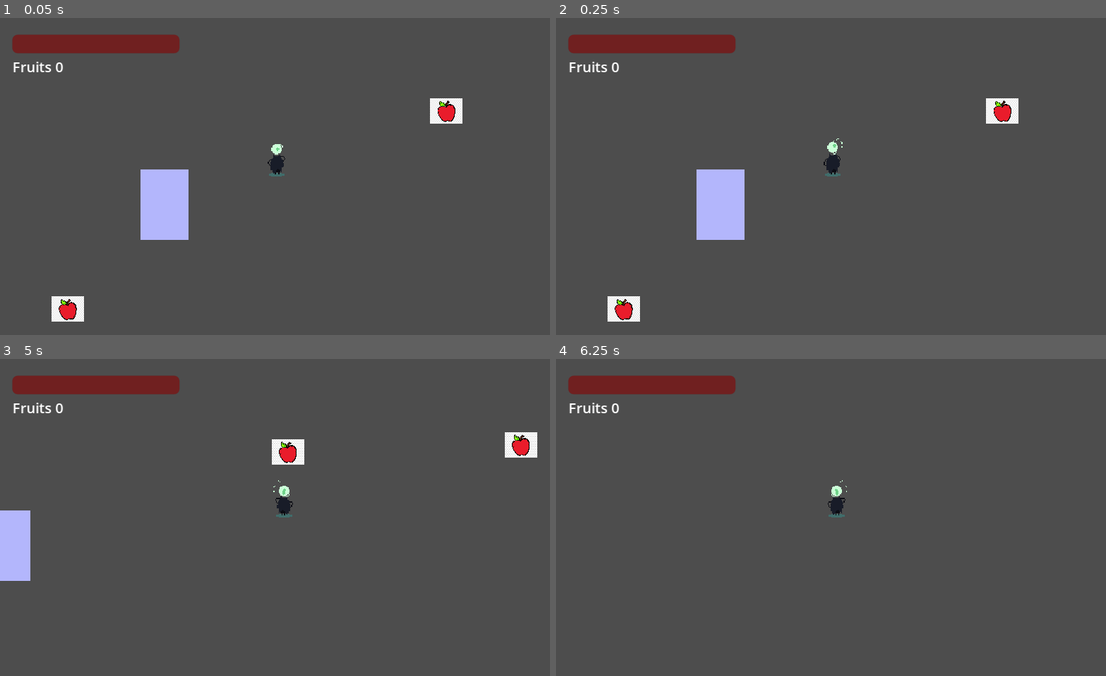
Above: before the commit, frames 1-4 (two rows, left to right).
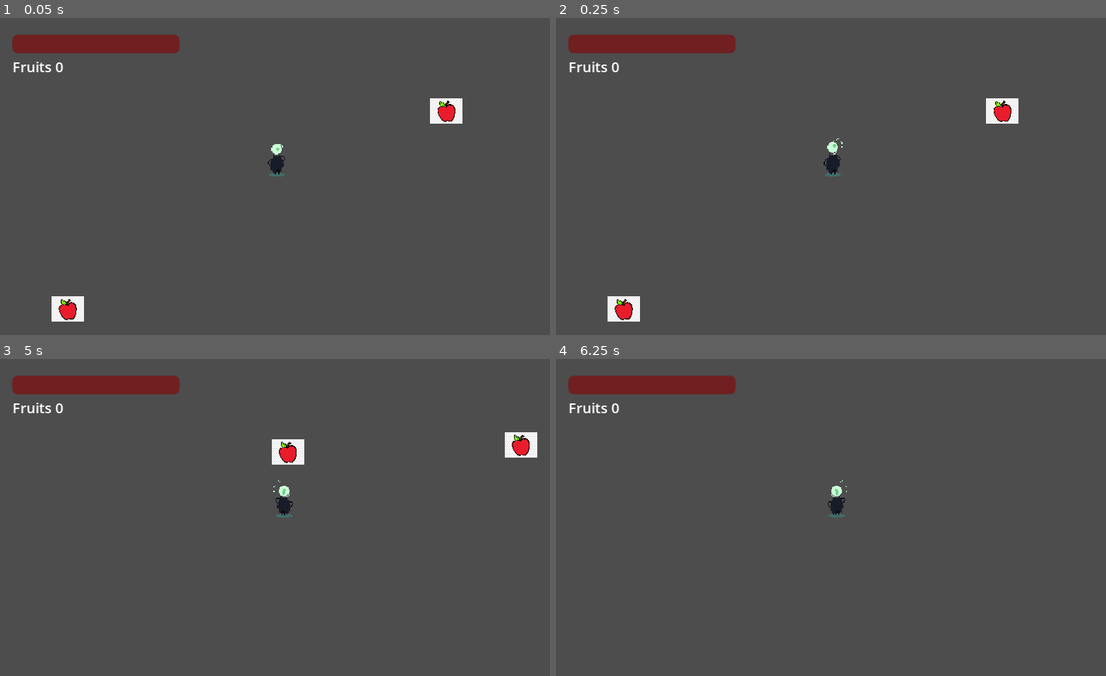
Above: after the commit, the same moments.

Repository: Challenger-84/gamejam_abyss
Game: Godot game, scene res://main.tscn
Same seed, same stepped clock (60 frames per second), same inputs: the game is played once before the commit and once after it.
Inputs:
- Up to frame 1 (0.05 s): no input
- Up to frame 2 (0.25 s): no input
- Up to frame 3 (5 s): tap Enter (ui_accept) at 0.5, 0.77, 1.52, 3.02, 3.77, 4.52 s; hold Right (Move Right) 0.53-1.28 s; hold S (Move Down) 1.28-2.03 s; hold Right (Move Right) 2.03-2.78 s; hold W (Move Up) 2.78-3.53 s; hold A (Move Left) from 3.53 s (still down)
- Up to frame 4 (6.25 s): release A (Move Left) at 5.03 s; hold S (Move Down) 5.03-5.78 s; hold Right (Move Right) from 5.78 s (still down); tap Enter (ui_accept) at 6.02 s

The runs differ from the first frame. In frame 1, 1.9% of the frame differs, in the area x 25-35%, y 47-70%; in frame 2, 1.9%; in frame 3, 1.2%; in frame 4, nothing differs.

Commit message:
Added enemy sprite and set up idle animation

Diff:
--- a/enemy.gd
+++ b/enemy.gd
@@ -1,5 +1,9 @@
 extends CharacterBody2D
 
+@onready var animated_sprite = $AnimatedSprite2D
+
+func _ready():
+	animated_sprite.play("idle")
 
 func _on_area_2d_body_entered(body):
 	Globals.health -= 1
--- a/enemy.tscn
+++ b/enemy.tscn
@@ -1,19 +1,64 @@
-[gd_scene load_steps=4 format=3 uid="uid://djycp5wdj6em7"]
+[gd_scene load_steps=10 format=3 uid="uid://djycp5wdj6em7"]
 
 [ext_resource type="Script" path="res://enemy.gd" id="1_7xypd"]
+[ext_resource type="Texture2D" uid="uid://bmuucije7c17t" path="res://Assets/Magical Free Asset Pack/earth elemental/EarthElementalIdle.png" id="2_8ilbi"]
+
+[sub_resource type="AtlasTexture" id="AtlasTexture_q6clu"]
+atlas = ExtResource("2_8ilbi")
+region = Rect2(0, 0, 16, 16)
+
+[sub_resource type="AtlasTexture" id="AtlasTexture_flt20"]
+atlas = ExtResource("2_8ilbi")
+region = Rect2(16, 0, 16, 16)
+
+[sub_resource type="AtlasTexture" id="AtlasTexture_ri0bu"]
+atlas = ExtResource("2_8ilbi")
+region = Rect2(32, 0, 16, 16)
+
+[sub_resource type="AtlasTexture" id="AtlasTexture_al3mf"]
+atlas = ExtResource("2_8ilbi")
+region = Rect2(48, 0, 16, 16)
+
+[sub_resource type="SpriteFrames" id="SpriteFrames_nfmyh"]
+animations = [{
+"frames": [{
+"duration": 1.0,
+"texture": SubResource("AtlasTexture_q6clu")
+}, {
+"duration": 1.0,
+"texture": SubResource("AtlasTexture_flt20")
+}, {
+"duration": 1.0,
+"texture": SubResource("AtlasTexture_ri0bu")
+}, {
+"duration": 1.0,
+"texture": SubResource("AtlasTexture_al3mf")
+}],
+"loop": true,
+"name": &"idle",
+"speed": 4.0
+}]
 
 [sub_resource type="RectangleShape2D" id="RectangleShape2D_5euj8"]
-size = Vector2(55, 80)
+size = Vector2(47, 58)
 
 [sub_resource type="RectangleShape2D" id="RectangleShape2D_54ntl"]
-size = Vector2(55, 80)
+size = Vector2(47, 57)
 
 [node name="enemy" type="CharacterBody2D"]
 collision_layer = 4
 collision_mask = 0
 script = ExtResource("1_7xypd")
 
+[node name="AnimatedSprite2D" type="AnimatedSprite2D" parent="."]
+texture_filter = 1
+position = Vector2(1, 1)
+scale = Vector2(4, 4)
+sprite_frames = SubResource("SpriteFrames_nfmyh")
+animation = &"idle"
+
 [node name="ColorRect" type="ColorRect" parent="."]
+visible = false
 offset_left = -25.0
 offset_top = -38.0
 offset_right = 30.0
@@ -22,7 +67,7 @@
 
 [node name="CollisionShape2D" type="CollisionShape2D" parent="."]
 visible = false
-position = Vector2(2.5, 2)
+position = Vector2(-0.5, 4)
 shape = SubResource("RectangleShape2D_5euj8")
 
 [node name="Area2D" type="Area2D" parent="."]
@@ -30,7 +75,7 @@
 collision_mask = 2
 
 [node name="CollisionShape2D" type="CollisionShape2D" parent="Area2D"]
-position = Vector2(2.5, 2)
+position = Vector2(-1.5, 4.5)
 shape = SubResource("RectangleShape2D_54ntl")
 
 [connection signal="body_entered" from="Area2D" to="." method="_on_area_2d_body_entered"]
